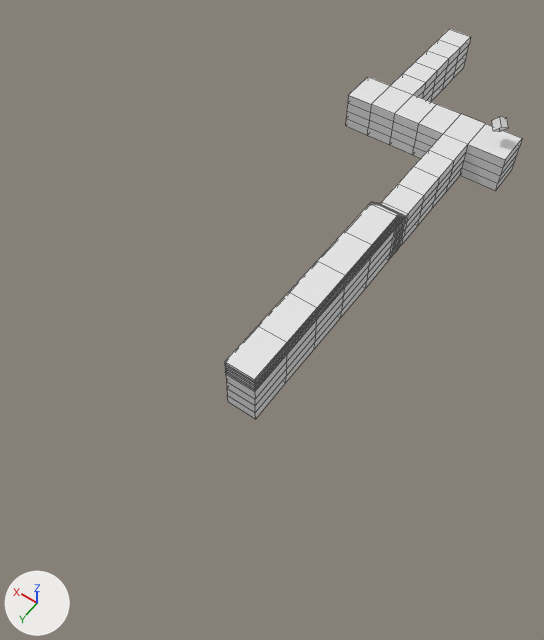
An edit to the Blender file blender/void.blend, drawn before and after from the same camera.
Rendered twice from a 50 mm lens placed at (-20.4, 74.4, 58.0), pointed at (9.1, 33.1, -7.0). The lights are fixed; the arrows at lower left show +X, +Y and +Z. Mesh edges are drawn as thin lines.

In view in the first picture: 'Cube-col'.
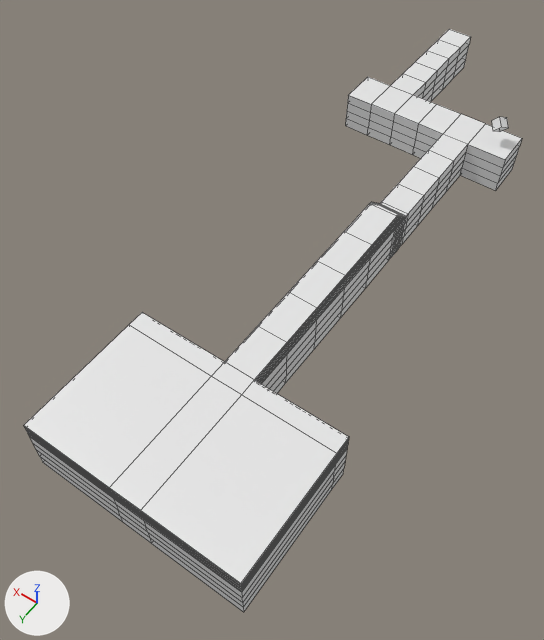
Pixel boxes [x1, y1, x2, y2] of what changed, in the pictures (544 x 640 px):
'Cube-col', reshaped (67% wider, 49% taller)
    before: [225, 29, 522, 419]
    after: [24, 29, 522, 612]
part 1 of me_cube, built on
    before: [225, 362, 256, 419]
    after: [24, 312, 349, 612]

The change in detail:
me_cube is used by ob_cube_col; location (0.0, 0.0, -2.4); scale (1.0, 1.0, 1.0).
me_cube had 440 vertices, 438 faces and spanned x -2.4..19.1, y -18.7..45.2, z -2.4..4.4.
me_cube now has 540 vertices, 538 faces and spans x -7.5..19.1, y -18.7..60.3, z -2.4..4.4.
Part 1, on me_cube:
11 faces are deleted.
12 new vertices lie (-9.9, 0.0, 0.0) away from vertices in x 2.4, y 45.2, z -2.4..4.4.
16 new vertices lie (0.0, 1.9, 0.0) away from vertices in x -7.5..5.7, y 45.2, z -2.4..4.4.
16 new vertices lie (0.0, 13.2, 0.0) away from vertices in x -7.5..5.7, y 47.1, z -2.4..4.4.
26 new vertices lie (9.9, 0.0, 0.0) away from vertices in x -7.5..5.7, y 45.2..60.3, z -2.4..4.4.
10 new vertices lie (0.0, 1.9, 0.0) away from vertices in x 15.6, y 45.2, z -1.2..4.1.
10 new vertices lie (0.0, 13.2, 0.0) away from vertices in x 15.6, y 47.1, z -1.2..4.1.
10 new vertices lie (-9.9, 0.0, 0.0) away from vertices in x 15.6, y 60.3, z -1.2..4.1.
111 new faces join them.
